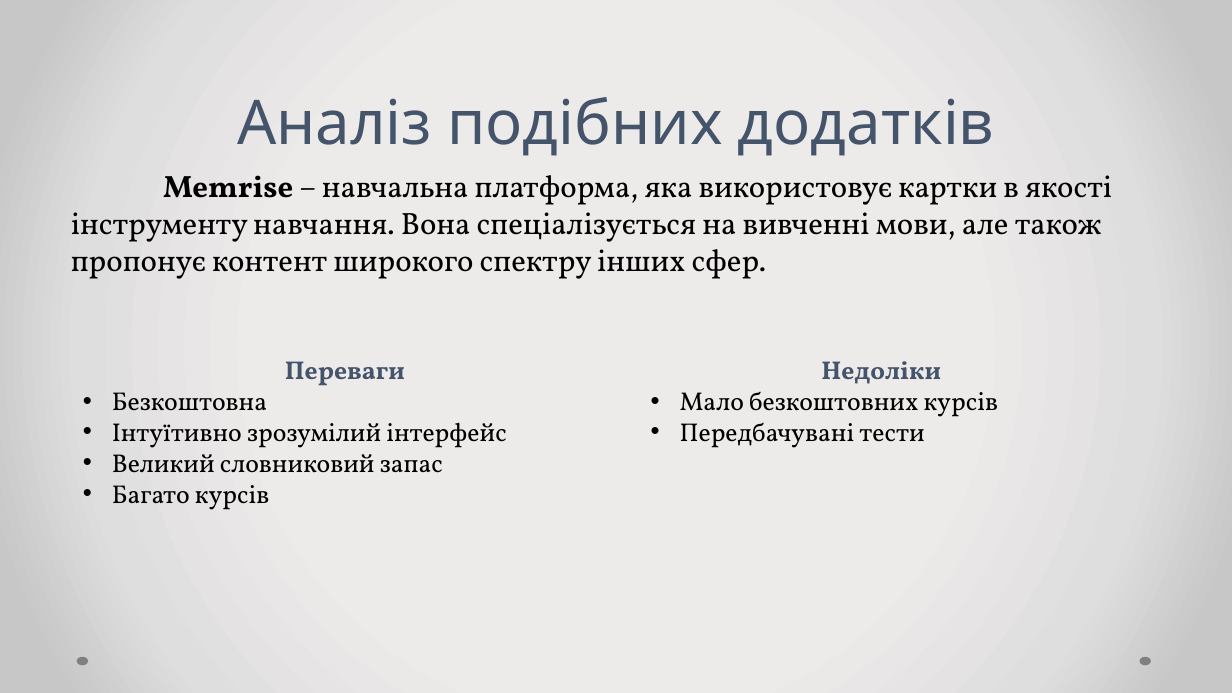
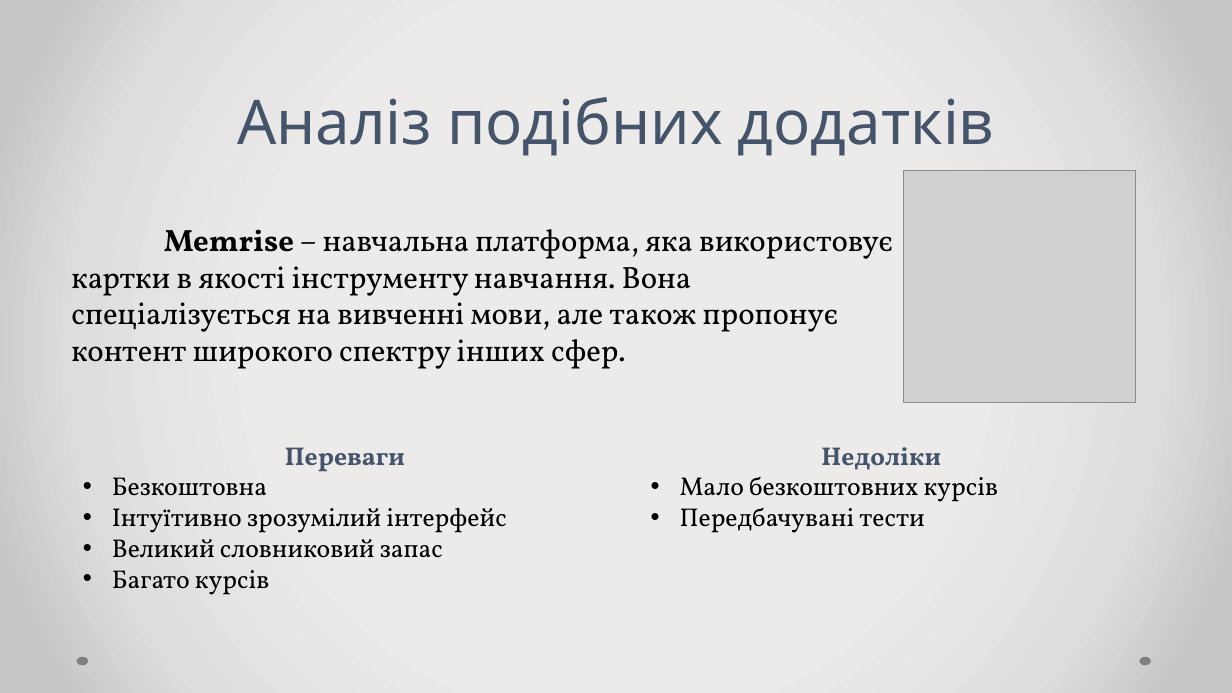
Before and after one commit to Andertius/TeamZavod, a slide deck: slide 8 of MEMENTO.pptx. Drawn at 1232x693 pixels with LibreOffice and Linux fonts; fonts in the diff are those of the drawing; grey boxes stand for pictures. Boxes give left, top, right and bottom in pixels: in the first picture for what was removed or moved away, otherwise in the second. Text is boxed around its words. In the diff, an @@ line names an element or a change of style, - is before the commit and + after.

```diff
--- a/MEMENTO.pptx
+++ b/MEMENTO.pptx
@@ picture added at [904,171,1136,403] @@
@@ text "Memrise – навчальна платформа, яка ..." rewrapped from [71,175,1112,279] to [71,229,893,369] @@
@@ text "Переваги": place and size @@
-text "Переваги" at [112,361,506,510]
+text "Переваги" at [112,447,506,595]
@@ text "Недоліки": place and size @@
-text "Недоліки" at [680,361,998,448]
+text "Недоліки" at [680,447,998,533]
```
Also in this commit, not shown: 4 other slides changed.
